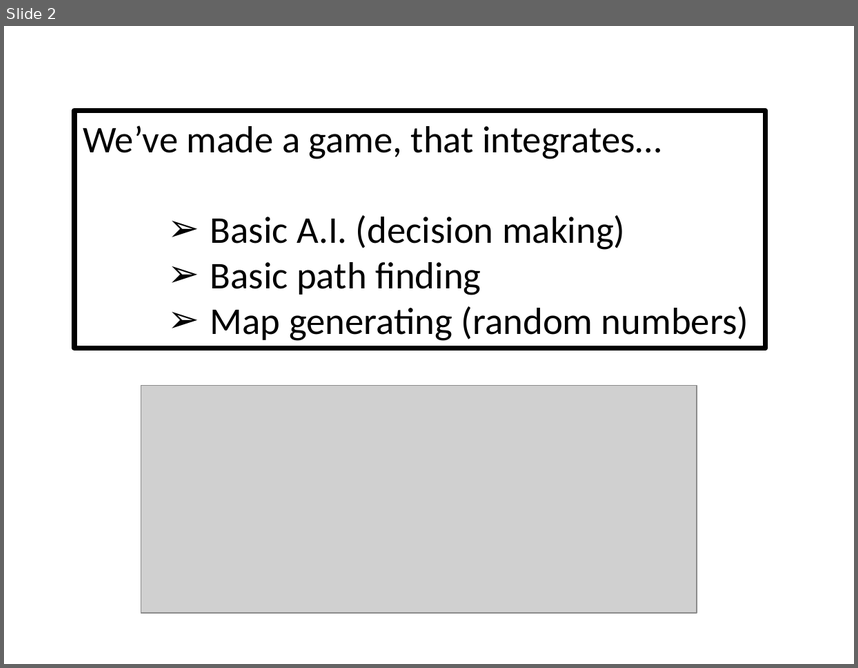
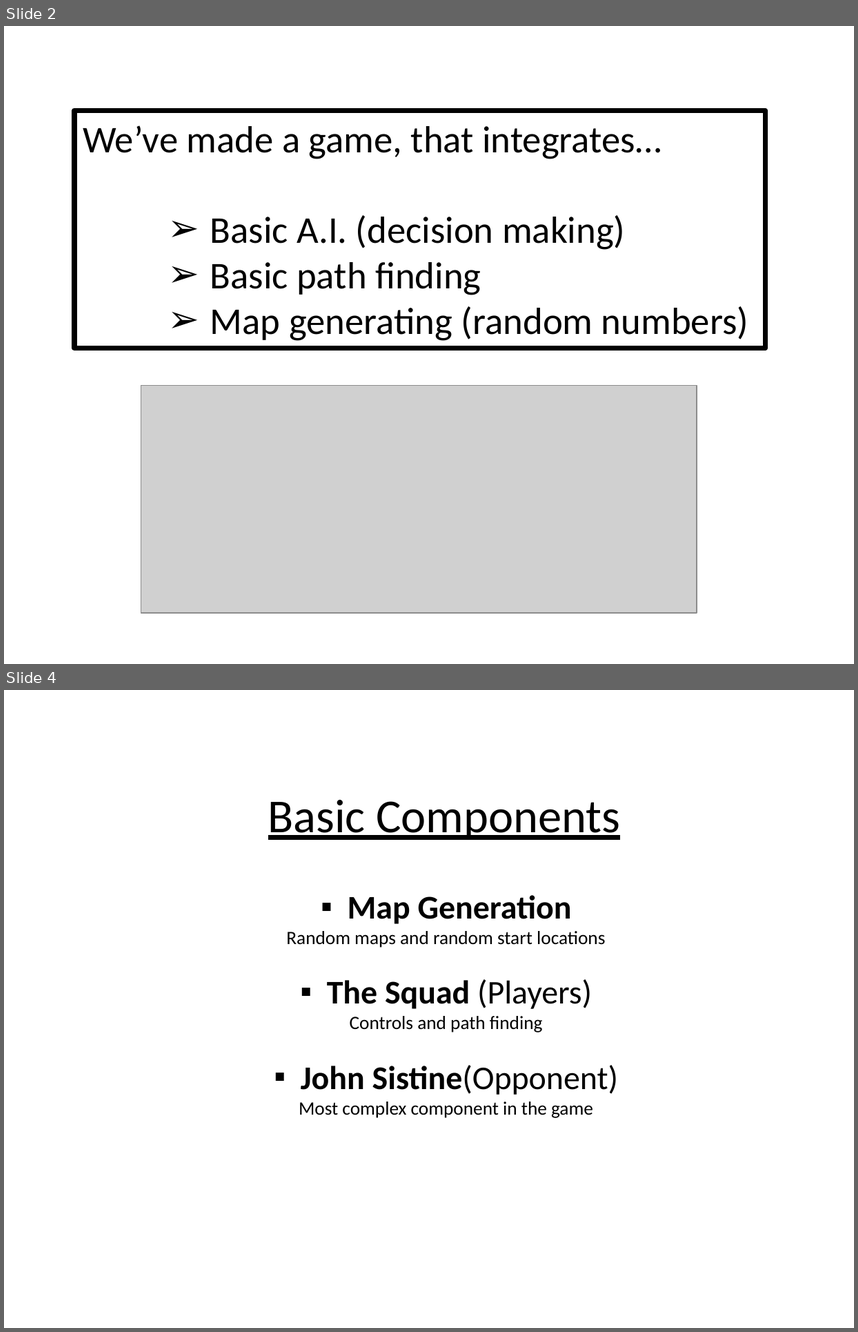
Before and after one commit to Siksjuh/Blocker, a slide deck: BlockerPresentation.pptx. Shown one above the other, each under a label of ours: slide 2 before the commit, slides 2 and 4 after it; the slides between them are not shown. The pictures are 858x668 and 858x1332 pixels, drawn with LibreOffice and Linux fonts; fonts in the diff are those of the drawing; grey boxes stand for pictures. Boxes give left, top, right and bottom in pixels: in the first picture for what was removed or moved away, otherwise in the second. Text is boxed around its words. In the diff, an @@ line names an element or a change of style, - is before the commit and + after.

```diff
--- a/BlockerPresentation.pptx
+++ b/BlockerPresentation.pptx
@@ slide 4 added at [4, 690, 854, 1328], background #FFFFFF @@
@@ text added at [268, 800, 620, 840], 40 pt, text #000000, underline @@
+Basic Components
@@ text added at [286, 895, 618, 1118], 16 pt, text #000000 @@
+▪ Map Generation
+Random maps and random start locations
+▪ The Squad (Players)
+Controls and path finding
+▪ John Sistine(Opponent)
+Most complex component in the game
```
Also in this commit, not shown: 1 slide changed, 3 other slides added.
